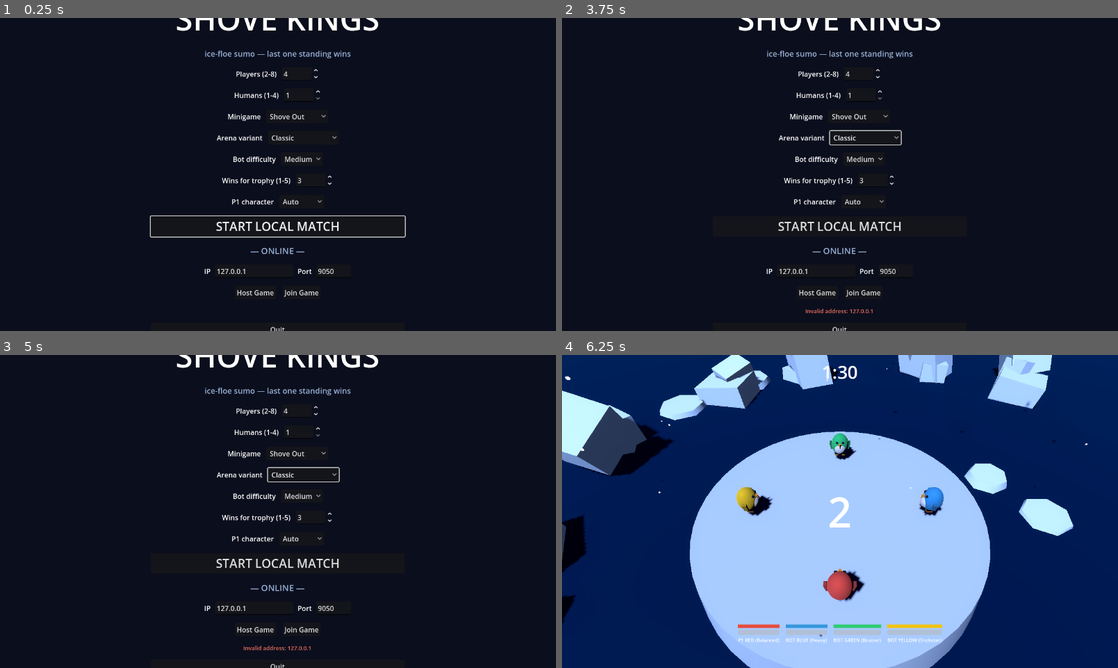
Above: before the commit, frames 1-4 (two rows, left to right).
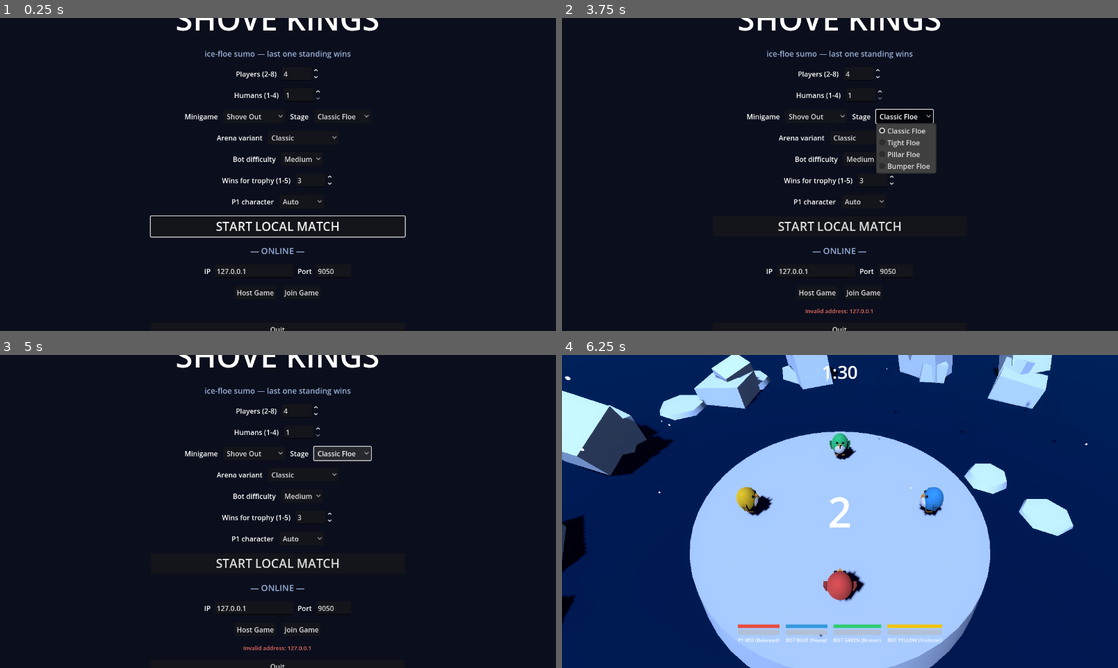
Above: after the commit, the same moments.

Repository: daniyaljavaid/Crash-Bash-2.0
Game: Godot game, scene res://scenes/main_menu.tscn
The game is run twice, just before and just after one commit, with the same random seed, the same clock (stepped at 60 frames per second) and the same inputs.
Inputs (mouse positions are in pixels of both pictures, inside the frame that each line leads up to):
- Up to frame 1 (0.25 s): no input
- Up to frame 2 (3.75 s): click "Host Game" at 0.5 s; click "Join Game" at 1.25 s; click "Classic" at 2 s; click "Classic" at 2.75 s; click (906, 115) at 3.5 s, where only the run after the commit has a clickable "Classic Floe"
- Up to frame 3 (5 s): click (344, 452) at 4.25 s, where only the run after the commit has a clickable "Classic Floe"
- Up to frame 4 (6.25 s): click "START LOCAL MATCH" at 5 s; tap Enter (p2_charge) at 5.75 s; hold D (p1_right) from 5.78 s (still down); hold Space (p1_charge) from 5.78 s (still down)

The runs differ from the first frame. In frame 1, 0.3% of the frame differs, in the area x 33-67%, y 30-33%; in frame 2, 2.2%, in the area x 33-68%, y 28-50%; in frame 3, 0.8%; in frame 4, nothing differs.

Commit message:
Add stages: four hand-authored arena layouts per minigame (24 total)
Stages are pure data (scripts/sim/stages.gd): platform size multiplier,
ring-hole width, and a cover-layout preset, built through the shared
arena builders so server and clients always agree. Stage picker sits
next to the minigame in the menu and lobby (leader-owned, replicated
with config and match start; stage=N on dedicated servers).

Highlights: Tight Floe (0.72x sumo), Bumper Floe, The Cross (tile
corridors — tiles are skipped under obstacles), Wall Maze, Open Tundra,
Mini/Grand Rink, Bumper Rink (pucks now ricochet off cover), Stone
Ring, The Canyon, Knife Edge (0.62 ring hole), Boulevard, Chicane Run
(gates on the race lane). Race lane derives from the stage's hole
width; melting still no-ops on non-circular platforms.

Verified: all 24 game-stage combos complete full bot rounds with zero
script errors; Knife Edge and The Cross screenshot-checked; online
stage replication smoke-tested.

Co-Authored-By: Claude Fable 5 <noreply@anthropic.com>

Diff:
--- a/scenes/lobby.tscn
+++ b/scenes/lobby.tscn
@@ -71,6 +71,13 @@
 [node name="GameOption" type="OptionButton" parent="Center/VBox/GameRow"]
 layout_mode = 2
 
+[node name="StageLabel" type="Label" parent="Center/VBox/GameRow"]
+layout_mode = 2
+text = "Stage"
+
+[node name="StageOption" type="OptionButton" parent="Center/VBox/GameRow"]
+layout_mode = 2
+
 [node name="VariantRow" type="HBoxContainer" parent="Center/VBox"]
 layout_mode = 2
 alignment = 1
--- a/scenes/main_menu.tscn
+++ b/scenes/main_menu.tscn
@@ -83,6 +83,13 @@
 [node name="GameOption" type="OptionButton" parent="Center/VBox/GameRow"]
 layout_mode = 2
 
+[node name="StageLabel" type="Label" parent="Center/VBox/GameRow"]
+layout_mode = 2
+text = "Stage"
+
+[node name="StageOption" type="OptionButton" parent="Center/VBox/GameRow"]
+layout_mode = 2
+
 [node name="VariantRow" type="HBoxContainer" parent="Center/VBox"]
 layout_mode = 2
 alignment = 1
--- a/scripts/lobby.gd
+++ b/scripts/lobby.gd
@@ -7,6 +7,7 @@
 @onready var _player_list: VBoxContainer = $Center/VBox/PlayerList
 @onready var _players_spin: SpinBox = $Center/VBox/PlayersRow/PlayersSpin
 @onready var _game_opt: OptionButton = $Center/VBox/GameRow/GameOption
+@onready var _stage_opt: OptionButton = $Center/VBox/GameRow/StageOption
 @onready var _variant_opt: OptionButton = $Center/VBox/VariantRow/VariantOption
 @onready var _difficulty_opt: OptionButton = $Center/VBox/DifficultyRow/DifficultyOption
 @onready var _target_spin: SpinBox = $Center/VBox/TargetRow/TargetSpin
@@ -33,11 +34,15 @@
 	_players_spin.set_value_no_signal(Net.lobby_player_count)
 	_bots_check.set_pressed_no_signal(Net.lobby_fill_bots)
 	_game_opt.selected = Net.lobby_minigame
+	_rebuild_stage_options(Net.lobby_minigame, Net.lobby_stage)
 	_variant_opt.selected = Net.lobby_variant
 	_difficulty_opt.selected = Net.lobby_difficulty
 	_target_spin.set_value_no_signal(Net.lobby_wins_target)
 	_char_opt.item_selected.connect(func(i: int) -> void: Net.set_my_archetype(i - 1))
-	_game_opt.item_selected.connect(func(_i: int) -> void: _push_config())
+	_game_opt.item_selected.connect(func(i: int) -> void:
+		_rebuild_stage_options(i, 0)
+		_push_config())
+	_stage_opt.item_selected.connect(func(_i: int) -> void: _push_config())
 	_players_spin.value_changed.connect(func(_v: float) -> void: _push_config())
 	_bots_check.toggled.connect(func(_on: bool) -> void: _push_config())
 	_variant_opt.item_selected.connect(func(_i: int) -> void: _push_config())
@@ -54,7 +59,14 @@
 	if Net.is_server():
 		Net.set_lobby_config(int(_players_spin.value), _bots_check.button_pressed,
 			_variant_opt.selected, int(_target_spin.value), _difficulty_opt.selected,
-			_game_opt.selected)
+			_game_opt.selected, _stage_opt.selected)
+
+
+func _rebuild_stage_options(mg: int, selected: int) -> void:
+	_stage_opt.clear()
+	for i in Stages.count(mg):
+		_stage_opt.add_item(Stages.stage_name(mg, i))
+	_stage_opt.selected = clampi(selected, 0, Stages.count(mg) - 1)
 
 
 func _refresh() -> void:
@@ -98,10 +110,14 @@
 	_variant_opt.disabled = not editable
 	_difficulty_opt.disabled = not editable
 	_target_spin.editable = editable
+	_stage_opt.disabled = not editable
 	if not editable:
 		_players_spin.set_value_no_signal(Net.lobby_player_count)
 		_bots_check.set_pressed_no_signal(Net.lobby_fill_bots)
 		_game_opt.selected = Net.lobby_minigame
+		if _stage_opt.item_count != Stages.count(Net.lobby_minigame):
+			_rebuild_stage_options(Net.lobby_minigame, Net.lobby_stage)
+		_stage_opt.selected = Net.lobby_stage
 		_variant_opt.selected = Net.lobby_variant
 		_difficulty_opt.selected = Net.lobby_difficulty
 		_target_spin.set_value_no_signal(Net.lobby_wins_target)
--- a/scripts/main_menu.gd
+++ b/scripts/main_menu.gd
@@ -5,6 +5,7 @@
 @onready var _players_spin: SpinBox = $Center/VBox/PlayersRow/PlayersSpin
 @onready var _humans_spin: SpinBox = $Center/VBox/HumansRow/HumansSpin
 @onready var _game_opt: OptionButton = $Center/VBox/GameRow/GameOption
+@onready var _stage_opt: OptionButton = $Center/VBox/GameRow/StageOption
 @onready var _variant_opt: OptionButton = $Center/VBox/VariantRow/VariantOption
 @onready var _difficulty_opt: OptionButton = $Center/VBox/DifficultyRow/DifficultyOption
 @onready var _target_spin: SpinBox = $Center/VBox/TargetRow/TargetSpin
@@ -28,6 +29,8 @@
 	for name in MatchConfig.MINIGAME_NAMES:
 		_game_opt.add_item(name)
 	_game_opt.selected = MatchConfig.minigame
+	_game_opt.item_selected.connect(func(_i: int) -> void: _rebuild_stage_options())
+	_rebuild_stage_options()
 	for name in MatchConfig.VARIANT_NAMES:
 		_variant_opt.add_item(name)
 	_variant_opt.selected = MatchConfig.variant
@@ -40,6 +43,14 @@
 	_ip_edit.text = MatchConfig.last_ip
 	_port_edit.text = str(MatchConfig.last_port)
 	$Center/VBox/StartButton.grab_focus()
+
+
+## Stage list depends on the selected minigame.
+func _rebuild_stage_options() -> void:
+	_stage_opt.clear()
+	for i in Stages.count(_game_opt.selected):
+		_stage_opt.add_item(Stages.stage_name(_game_opt.selected, i))
+	_stage_opt.selected = 0
 
 
 ## One character dropdown per local human (Auto + the four archetypes).
@@ -70,7 +81,7 @@
 	MatchConfig.start_new_match(int(_players_spin.value), int(_humans_spin.value),
 		_variant_opt.selected as MatchConfig.Variant, int(_target_spin.value), choices,
 		_difficulty_opt.selected as MatchConfig.Difficulty,
-		_game_opt.selected as MatchConfig.Minigame)
+		_game_opt.selected as MatchConfig.Minigame, _stage_opt.selected)
 	get_tree().change_scene_to_file("res://scenes/arena.tscn")
 
 
@@ -133,6 +144,7 @@
 	Net.lobby_variant = MatchConfig.variant # honors `variant=` user arg
 	Net.lobby_difficulty = MatchConfig.difficulty # honors `difficulty=` user arg
 	Net.lobby_minigame = MatchConfig.minigame # honors `game=` user arg
+	Net.lobby_stage = clampi(MatchConfig.stage, 0, Stages.count(MatchConfig.minigame) - 1)
 	print("[server] dedicated server listening on port %d (players=%d bots=%s autostart=%d variant=%d)" % [
 		port, Net.lobby_player_count, fill_bots, Net.autostart_humans, Net.lobby_variant])
 	get_tree().change_scene_to_file.call_deferred("res://scenes/lobby.tscn")
--- a/scripts/match_config.gd
+++ b/scripts/match_config.gd
@@ -29,6 +29,7 @@
 var human_count := 1
 var variant := Variant.CLASSIC
 var minigame := Minigame.SHOVE
+var stage := 0                          # per-minigame arena layout (see Stages)
 var difficulty := Difficulty.MEDIUM     # bot decision quality; never stat cheats
 var wins_target := 3                    # round wins needed to take the trophy
 var archetype_choices: Array[int] = []  # per slot; -1 = auto (cycle by slot)
@@ -50,11 +51,13 @@
 
 func start_new_match(players: int, humans: int, p_variant := Variant.CLASSIC,
 		p_wins_target := 3, choices: Array[int] = [],
-		p_difficulty := Difficulty.MEDIUM, p_minigame := Minigame.SHOVE) -> void:
+		p_difficulty := Difficulty.MEDIUM, p_minigame := Minigame.SHOVE,
+		p_stage := 0) -> void:
 	player_count = clampi(players, 2, 8)
 	human_count = clampi(humans, 1, mini(4, player_count))
 	variant = p_variant
 	minigame = p_minigame
+	stage = clampi(p_stage, 0, Stages.count(minigame) - 1)
 	difficulty = p_difficulty
 	wins_target = clampi(p_wins_target, 1, 5)
 	archetype_choices = []
@@ -154,3 +157,5 @@
 			difficulty = clampi(arg.get_slice("=", 1).to_int(), 0, Difficulty.size() - 1) as Difficulty
 		elif arg.begins_with("game="):
 			minigame = clampi(arg.get_slice("=", 1).to_int(), 0, Minigame.size() - 1) as Minigame
+		elif arg.begins_with("stage="):
+			stage = maxi(arg.get_slice("=", 1).to_int(), 0)
--- a/scripts/net/client_replica.gd
+++ b/scripts/net/client_replica.gd
@@ -50,14 +50,16 @@
 
 
 func start(player_count: int) -> void:
-	arena_radius = MatchSim.radius_for_player_count(player_count)
+	var stage := Stages.get_def(MatchConfig.minigame, MatchConfig.stage)
+	arena_radius = MatchSim.radius_for_player_count(player_count) * stage.get("size", 1.0)
 	var platform := MatchSim.build_platform(arena_radius,
 		MatchSim.shape_for_minigame(MatchConfig.minigame),
-		MatchSim.platform_color_for_minigame(MatchConfig.minigame))
+		MatchSim.platform_color_for_minigame(MatchConfig.minigame),
+		stage.get("hole", 0.45))
 	add_child(platform)
 	_platform_shape = platform.get_meta("shape") if platform.has_meta("shape") else null
 	_platform_mesh = platform.get_meta("mesh") if platform.has_meta("mesh") else null
-	MatchSim.build_cover(self, arena_radius, MatchConfig.minigame)
+	var cover_specs := MatchSim.build_cover(self, arena_radius, stage.get("cover", ""))
 	if MatchConfig.minigame == MatchConfig.Minigame.GOAL:
 		MatchSim.build_rink_paint(self, arena_radius)
 	if MatchConfig.has_ice_blocks():
@@ -69,7 +71,7 @@
 	if MatchConfig.minigame == MatchConfig.Minigame.TILE:
 		tile_grid = TileGrid.new()
 		add_child(tile_grid)
-		tile_grid.build(arena_radius, player_count)
+		tile_grid.build(arena_radius, player_count, true, cover_specs)
 	elif MatchConfig.minigame == MatchConfig.Minigame.GOAL:
 		_arc_markers = PuckManager.build_arc_markers(self, arena_radius, player_count)
 		for i in player_count:
@@ -78,7 +80,7 @@
 		for i in player_count:
 			_lives.append(BoulderManager.HP_START)
 	elif MatchConfig.minigame == MatchConfig.Minigame.RACE:
-		RaceManager.build_track_markers(self, arena_radius)
+		RaceManager.build_track_markers(self, arena_radius, RaceManager.lane_for_stage())
 		for i in player_count:
 			_race_progress.append(0.0)
 	for i in player_count:
--- a/scripts/net/network_manager.gd
+++ b/scripts/net/network_manager.gd
@@ -46,6 +46,7 @@
 var lobby_wins_target := 3
 var lobby_difficulty := 1              # MatchConfig.Difficulty, default Medium
 var lobby_minigame := 0                # MatchConfig.Minigame
+var lobby_stage := 0                   # per-minigame arena layout
 
 # server-side: peer id -> archetype choice (-1 = auto)
 var _peer_archetypes := {}
@@ -166,13 +167,14 @@
 
 
 func set_lobby_config(player_count: int, fill_bots: bool, variant: int,
-		wins_target := 3, difficulty := 1, minigame := 0) -> void:
+		wins_target := 3, difficulty := 1, minigame := 0, stage := 0) -> void:
 	lobby_player_count = clampi(player_count, 2, 8)
 	lobby_fill_bots = fill_bots
 	lobby_variant = clampi(variant, 0, MatchConfig.Variant.size() - 1)
 	lobby_wins_target = clampi(wins_target, 1, 5)
 	lobby_difficulty = clampi(difficulty, 0, MatchConfig.Difficulty.size() - 1)
 	lobby_minigame = clampi(minigame, 0, MatchConfig.Minigame.size() - 1)
+	lobby_stage = clampi(stage, 0, Stages.count(lobby_minigame) - 1)
 	_broadcast_lobby()
 
 
@@ -194,7 +196,7 @@
 	if is_server():
 		_s2c_lobby_state.rpc(lobby_peer_ids, waiting_peer_ids,
 			lobby_player_count, lobby_fill_bots, lobby_variant, lobby_wins_target,
-			lobby_difficulty, lobby_minigame, _round_active)
+			lobby_difficulty, lobby_minigame, lobby_stage, _round_active)
 		lobby_updated.emit()
 		if autostart_humans > 0 and not _round_active \
 				and lobby_peer_ids.size() >= autostart_humans:
@@ -204,7 +206,7 @@
 @rpc("authority", "call_remote", "reliable")
 func _s2c_lobby_state(peer_ids: Array, waiting_ids: Array, player_count: int,
 		fill_bots: bool, variant: int, wins_target: int, difficulty: int,
-		minigame: int, in_progress: bool) -> void:
+		minigame: int, stage: int, in_progress: bool) -> void:
 	lobby_peer_ids.assign(peer_ids)
 	waiting_peer_ids.assign(waiting_ids)
 	lobby_player_count = player_count
@@ -213,6 +215,7 @@
 	lobby_wins_target = wins_target
 	lobby_difficulty = difficulty
 	lobby_minigame = minigame
+	lobby_stage = stage
 	match_in_progress = in_progress
 	lobby_updated.emit()
 
@@ -282,9 +285,9 @@
 	_round_active = true
 	match_in_progress = true
 	_s2c_match_start.rpc(slot_peers, wins, lobby_variant, lobby_wins_target,
-		choices, lobby_difficulty, lobby_minigame)
+		choices, lobby_difficulty, lobby_minigame, lobby_stage)
 	_apply_match_start(slot_peers, wins, lobby_variant, lobby_wins_target,
-		choices, lobby_difficulty, lobby_minigame)
+		choices, lobby_difficulty, lobby_minigame, lobby_stage)
 
 
 func _slot_identity(slot: int) -> String:
@@ -294,24 +297,28 @@
 
 @rpc("authority", "call_remote", "reliable")
 func _s2c_match_start(assignments: Array, wins: Array, variant: int,
-		wins_target: int, choices: Array, difficulty: int, minigame: int) -> void:
+		wins_target: int, choices: Array, difficulty: int, minigame: int,
+		stage: int) -> void:
 	_round_active = true
-	_apply_match_start(assignments, wins, variant, wins_target, choices, difficulty, minigame)
+	_apply_match_start(assignments, wins, variant, wins_target, choices,
+		difficulty, minigame, stage)
 
 
 func _apply_match_start(assignments: Array, wins: Array, variant: int,
-		wins_target: int, choices: Array, difficulty: int, minigame: int) -> void:
+		wins_target: int, choices: Array, difficulty: int, minigame: int,
+		stage: int) -> void:
 	slot_peers.assign(assignments)
 	my_slot = slot_peers.find(multiplayer.get_unique_id())
 	match_in_progress = true
-	print("[net] match starting: slots=%s my_slot=%d wins=%s variant=%d target=%d choices=%s difficulty=%d game=%d" % [
-		str(assignments), my_slot, str(wins), variant, wins_target, str(choices), difficulty, minigame])
+	print("[net] match starting: slots=%s my_slot=%d wins=%s variant=%d target=%d choices=%s difficulty=%d game=%d stage=%d" % [
+		str(assignments), my_slot, str(wins), variant, wins_target, str(choices), difficulty, minigame, stage])
 	MatchConfig.player_count = slot_peers.size()
 	MatchConfig.variant = variant as MatchConfig.Variant
 	MatchConfig.wins_target = wins_target
 	MatchConfig.archetype_choices.assign(choices)
 	MatchConfig.difficulty = difficulty as MatchConfig.Difficulty
 	MatchConfig.minigame = minigame as MatchConfig.Minigame
+	MatchConfig.stage = stage
 	MatchConfig.wins.assign(wins)
 	match_started.emit()
 	get_tree().change_scene_to_file("res://scenes/arena.tscn")
--- a/scripts/sim/bot_controller.gd
+++ b/scripts/sim/bot_controller.gd
@@ -170,7 +170,7 @@
 	var pos: Vector3 = player.global_position
 	var a := atan2(pos.x, pos.z)
 	var ahead := a + 0.45
-	var lane_r: float = sim.arena_radius * RaceManager.LANE_FRACTION
+	var lane_r: float = sim.arena_radius * sim.race.lane_fraction
 	var target := Vector3(sin(ahead), 0.0, cos(ahead)) * lane_r
 	var to_t: Vector3 = target - pos
 	to_t.y = 0.0
--- a/scripts/sim/match_sim.gd
+++ b/scripts/sim/match_sim.gd
@@ -50,14 +50,16 @@
 func start_match(player_count: int, human_count: int,
 		controllers_override: Array[PlayerController] = []) -> void:
 	minigame = MatchConfig.minigame
-	arena_radius = radius_for_player_count(player_count)
+	var stage := Stages.get_def(minigame, MatchConfig.stage)
+	arena_radius = radius_for_player_count(player_count) * stage.get("size", 1.0)
 	_initial_radius = arena_radius
 	var platform := build_platform(arena_radius,
-		shape_for_minigame(minigame), platform_color_for_minigame(minigame))
+		shape_for_minigame(minigame), platform_color_for_minigame(minigame),
+		stage.get("hole", 0.45))
 	add_child(platform)
 	_platform_shape = platform.get_meta("shape") if platform.has_meta("shape") else null
 	_platform_mesh = platform.get_meta("mesh") if platform.has_meta("mesh") else null
-	cover = build_cover(self, arena_radius, minigame)
+	cover = build_cover(self, arena_radius, stage.get("cover", ""))
 	if minigame == MatchConfig.Minigame.GOAL:
 		build_rink_paint(self, arena_radius)
 	_build_kill_zone()
@@ -78,7 +80,7 @@
 	if minigame == MatchConfig.Minigame.TILE:
 		tile_grid = TileGrid.new()
 		add_child(tile_grid)
-		tile_grid.build(arena_radius, player_count)
+		tile_grid.build(arena_radius, player_count, true, cover)
 	elif minigame == MatchConfig.Minigame.SNOW:
 		snowballs = SnowballManager.new()
 		add_child(snowballs)
@@ -287,7 +289,8 @@
 ## node only carries "shape"/"mesh" meta for CIRCLE — the melting variant is a
 ## no-op on square courtyards and ring tracks.
 static func build_platform(radius: float,
-		p_shape := PlatformShape.CIRCLE, color := Color(0.78, 0.88, 0.97)) -> Node3D:
+		p_shape := PlatformShape.CIRCLE, color := Color(0.78, 0.88, 0.97),
+		hole_fraction := 0.45) -> Node3D:
 	var mat := StandardMaterial3D.new()
 	mat.albedo_color = color
 	mat.roughness = 0.15
@@ -305,7 +308,7 @@
 		outer.collision_mask = 0
 		outer.position = Vector3(0, -1.0, 0)
 		var hole := CSGCylinder3D.new()
-		hole.radius = radius * 0.45
+		hole.radius = radius * hole_fraction
 		hole.height = 2.6
 		hole.sides = 32
 		hole.operation = CSGShape3D.OPERATION_SUBTRACTION
@@ -430,7 +433,19 @@
 
 ## True when a projectile point is inside any cover obstacle.
 func point_in_cover(p: Vector3) -> bool:
+	return cover_contains(cover, p)
+
+
+## The center of the obstacle containing p, or null (for bounce normals).
+func cover_center_at(p: Vector3):
 	for c in cover:
+		if cover_contains([c], p):
+			return c["pos"]
+	return null
+
+
+static func cover_contains(specs: Array, p: Vector3) -> bool:
+	for c in specs:
 		var local: Vector3 = (p - c["pos"]).rotated(Vector3.UP, -c["rot"])
 		if absf(local.x) <= c["half"].x and absf(local.z) <= c["half"].z \
 				and local.y >= 0.0 and local.y <= c["half"].y * 2.0:
@@ -438,26 +453,12 @@
 	return false
 
 
-## Mode obstacles: ice walls to duck behind (Snow Brawl), rock pillars
-## (Boulder Brawl). Players collide with them; projectiles shatter on them.
-## Shared with ClientReplica; returns descriptors for the projectile check.
-static func build_cover(parent: Node3D, radius: float, mg: int) -> Array:
+## Stage obstacles (walls, pillars, bumpers, chicanes). Players collide with
+## them; projectiles shatter (or pucks bounce) on them. Shared with
+## ClientReplica; returns descriptors for the projectile check.
+static func build_cover(parent: Node3D, radius: float, preset: String) -> Array:
 	var specs: Array = []
-	var defs: Array = []
-	if mg == MatchConfig.Minigame.SNOW:
-		for i in 5:
-			var a := i * 2.399963
-			defs.append({
-				"pos": Vector3(sin(a), 0, cos(a)) * radius * 0.55,
-				"size": Vector3(2.6, 1.3, 0.5), "rot": a + PI * 0.5,
-				"color": Color(0.75, 0.86, 0.96)})
-	elif mg == MatchConfig.Minigame.BOULDER:
-		for i in 4:
-			var a := i * TAU / 4.0 + 0.6
-			defs.append({
-				"pos": Vector3(sin(a), 0, cos(a)) * radius * 0.5,
-				"size": Vector3(1.3, 1.7, 1.3), "rot": a,
-				"color": Color(0.45, 0.5, 0.56)})
+	var defs: Array = Stages.cover_defs(preset, radius)
 	for d in defs:
 		var body := StaticBody3D.new()
 		body.collision_layer = 1
--- a/scripts/sim/pucks.gd
+++ b/scripts/sim/pucks.gd
@@ -83,6 +83,19 @@
 			v.y = 0.0
 			p["vel"] = v.normalized() * clampf(v.length() * 1.05, START_SPEED, MAX_SPEED)
 			SoundBank.play("crack", -14.0)
+
+	# Stage obstacles (Bumper Rink): pucks ricochet off cover.
+	if _sim.point_in_cover(p["pos"]):
+		var center = _sim.cover_center_at(p["pos"])
+		if center != null:
+			var n: Vector3 = p["pos"] - center
+			n.y = 0.0
+			if n.length() > 0.001:
+				n = n.normalized()
+				var v: Vector3 = p["vel"]
+				if v.dot(n) < 0.0:
+					p["vel"] = v - 2.0 * v.dot(n) * n
+					SoundBank.play("crack", -16.0)
 
 	# Rim: score against the arc owner, or bounce off a neutralized arc.
 	var flat := Vector2(p["pos"].x, p["pos"].z)
--- a/scripts/sim/race.gd
+++ b/scripts/sim/race.gd
@@ -9,23 +9,31 @@
 signal lap_completed(slot: int, laps: int, at: Vector3) # reuses the lives event channel
 
 const LAPS_TO_WIN := 7
-const LANE_FRACTION := 0.72
+const LANE_FRACTION := 0.72 # fallback; real lane derives from the stage hole
 
 var progress: Array[float] = [] # accumulated radians, counterclockwise positive
 var laps: Array[int] = []
+var lane_fraction := LANE_FRACTION
 
 var _sim = null
 var _prev_angle: Array[float] = []
 
 
+## The lane runs on the ring's centerline: midway between hole edge and rim.
+static func lane_for_stage() -> float:
+	var hole: float = Stages.get_def(MatchConfig.Minigame.RACE, MatchConfig.stage).get("hole", 0.45)
+	return (hole + 1.0) * 0.5
+
+
 func setup(sim) -> void:
 	_sim = sim
+	lane_fraction = lane_for_stage()
 	for i in sim.players.size():
 		progress.append(0.0)
 		laps.append(0)
 		var pos: Vector3 = sim.players[i].global_position
 		_prev_angle.append(atan2(pos.x, pos.z))
-	build_track_markers(self, sim.arena_radius)
+	build_track_markers(self, sim.arena_radius, lane_fraction)
 
 
 func tick() -> void:
@@ -50,7 +58,7 @@
 	var flat := Vector3(fell_at.x, 0.0, fell_at.z)
 	if flat.length() < 0.5:
 		flat = Vector3(0, 0, 1)
-	return flat.normalized() * _sim.arena_radius * LANE_FRACTION + Vector3(0, 1.0, 0)
+	return flat.normalized() * _sim.arena_radius * lane_fraction + Vector3(0, 1.0, 0)
 
 
 func finished_slot() -> int:
@@ -84,8 +92,9 @@
 
 
 ## Lane dashes + a start gate. Shared with ClientReplica.
-static func build_track_markers(parent: Node3D, arena_radius: float) -> void:
-	var lane_r := arena_radius * LANE_FRACTION
+static func build_track_markers(parent: Node3D, arena_radius: float,
+		lane_frac := LANE_FRACTION) -> void:
+	var lane_r := arena_radius * lane_frac
 	var mat := StandardMaterial3D.new()
 	mat.albedo_color = Color(0.85, 0.9, 1.0, 0.85)
 	for i in 24:
--- /dev/null
+++ b/scripts/sim/stages.gd
@@ -0,0 +1,117 @@
+class_name Stages
+extends RefCounted
+## Stage definitions: each minigame has four hand-authored arena layouts built
+## from the shared pieces — platform size, ring-hole width, and cover presets.
+## A stage is data only; MatchSim and ClientReplica both build from it, so the
+## two sides always agree.
+##
+## Keys (all optional): size (radius multiplier), hole (ring inner fraction,
+## Floe Dash only), cover (preset name for build_cover).
+
+const DEFS := {
+	MatchConfig.Minigame.SHOVE: [
+		{"name": "Classic Floe"},
+		{"name": "Tight Floe", "size": 0.72},
+		{"name": "Pillar Floe", "cover": "pillars3"},
+		{"name": "Bumper Floe", "cover": "bumpers6"},
+	],
+	MatchConfig.Minigame.TILE: [
+		{"name": "Courtyard"},
+		{"name": "Grand Plaza", "size": 1.25},
+		{"name": "The Cross", "cover": "cross"},
+		{"name": "Four Posts", "cover": "pillars4"},
+	],
+	MatchConfig.Minigame.SNOW: [
+		{"name": "Snowfield", "cover": "walls5"},
+		{"name": "Open Tundra", "size": 1.15},
+		{"name": "Wall Maze", "cover": "walls8"},
+		{"name": "Bunkers", "cover": "pillars4"},
+	],
+	MatchConfig.Minigame.GOAL: [
+		{"name": "Center Rink"},
+		{"name": "Mini Rink", "size": 0.8},
+		{"name": "Bumper Rink", "cover": "pillars3"},
+		{"name": "Grand Rink", "size": 1.2},
+	],
+	MatchConfig.Minigame.BOULDER: [
+		{"name": "Quarry", "cover": "pillars4"},
+		{"name": "Open Pit", "size": 0.9},
+		{"name": "Stone Ring", "cover": "pillars6"},
+		{"name": "The Canyon", "cover": "walls2long"},
+	],
+	MatchConfig.Minigame.RACE: [
+		{"name": "Dawn Ring"},
+		{"name": "Knife Edge", "hole": 0.62},
+		{"name": "Boulevard", "hole": 0.3, "size": 1.15},
+		{"name": "Chicane Run", "cover": "chicanes3"},
+	],
+}
+
+const ICE := Color(0.75, 0.86, 0.96)
+const ROCK := Color(0.45, 0.5, 0.56)
+
+
+static func count(mg: int) -> int:
+	return DEFS[mg].size()
+
+
+static func get_def(mg: int, index: int) -> Dictionary:
+	var list: Array = DEFS[mg]
+	return list[clampi(index, 0, list.size() - 1)]
+
+
+static func stage_name(mg: int, index: int) -> String:
+	return get_def(mg, index)["name"]
+
+
+## Cover layout presets → obstacle definitions for MatchSim.build_cover.
+## Each: {pos, size, rot, color}.
+static func cover_defs(preset: String, radius: float) -> Array:
+	var out: Array = []
+	match preset:
+		"walls5":
+			for i in 5:
+				var a := i * 2.399963
+				out.append(_wall(a, radius * 0.55, Vector3(2.6, 1.3, 0.5), a + PI * 0.5, ICE))
+		"walls8":
+			for i in 8:
+				var a := i * TAU / 8.0 + 0.4
+				var r := radius * (0.38 if i % 2 == 0 else 0.68)
+				out.append(_wall(a, r, Vector3(2.2, 1.3, 0.5), a + PI * 0.5, ICE))
+		"walls2long":
+			for side in [-1.0, 1.0]:
+				out.append({"pos": Vector3(side * radius * 0.35, 0, 0),
+					"size": Vector3(0.6, 1.5, radius * 1.1), "rot": 0.0, "color": ROCK})
+		"pillars3":
+			for i in 3:
+				var a := i * TAU / 3.0 + 0.5
+				out.append(_wall(a, radius * 0.35, Vector3(1.2, 1.6, 1.2), a, ROCK))
+		"pillars4":
+			for i in 4:
+				var a := i * TAU / 4.0 + 0.6
+				out.append(_wall(a, radius * 0.5, Vector3(1.3, 1.7, 1.3), a, ROCK))
+		"pillars6":
+			for i in 6:
+				var a := i * TAU / 6.0
+				out.append(_wall(a, radius * 0.55, Vector3(1.2, 1.7, 1.2), a, ROCK))
+		"bumpers6":
+			for i in 6:
+				var a := i * TAU / 6.0 + 0.3
+				out.append(_wall(a, radius * 0.5, Vector3(0.9, 0.8, 0.9), a, Color(0.8, 0.9, 1.0)))
+		"cross":
+			for i in 4:
+				var a := i * TAU / 4.0
+				out.append(_wall(a, radius * 0.32, Vector3(0.6, 1.3, radius * 0.5), a, ICE))
+		"chicanes3":
+			# Half-gates on the race lane, alternating inner/outer, forcing weaves.
+			for i in 3:
+				var a := i * TAU / 3.0 + 1.0
+				var lane := radius * 0.725
+				var offset := radius * (0.06 if i % 2 == 0 else -0.06)
+				out.append(_wall(a, lane + offset, Vector3(2.0, 1.1, 0.45), a + PI * 0.5, ICE))
+	return out
+
+
+static func _wall(angle: float, r: float, size: Vector3, rot: float, color: Color) -> Dictionary:
+	return {"pos": Vector3(sin(angle), 0, cos(angle)) * r,
+		"size": size, "rot": rot, "color": color}
--- a/scripts/sim/tile_grid.gd
+++ b/scripts/sim/tile_grid.gd
@@ -19,7 +19,8 @@
 var _unowned_color := Color(0.62, 0.72, 0.85)
 
 
-func build(arena_radius: float, player_count: int, square := true) -> void:
+func build(arena_radius: float, player_count: int, square := true,
+		cover_specs: Array = []) -> void:
 	counts = []
 	for i in player_count:
 		counts.append(0)
@@ -33,6 +34,9 @@
 				if maxf(absf(center.x), absf(center.y)) > arena_radius - TILE_SIZE * 0.55:
 					continue
 			elif center.length() > arena_radius - TILE_SIZE * 0.55:
+				continue
+			# No tiles underneath stage obstacles — they'd be unclaimable.
+			if MatchSim.cover_contains(cover_specs, Vector3(center.x, 0.1, center.y)):
 				continue
 			var mesh_i := MeshInstance3D.new()
 			var mesh := BoxMesh.new()
Not shown, added: scripts/sim/stages.gd.uid
